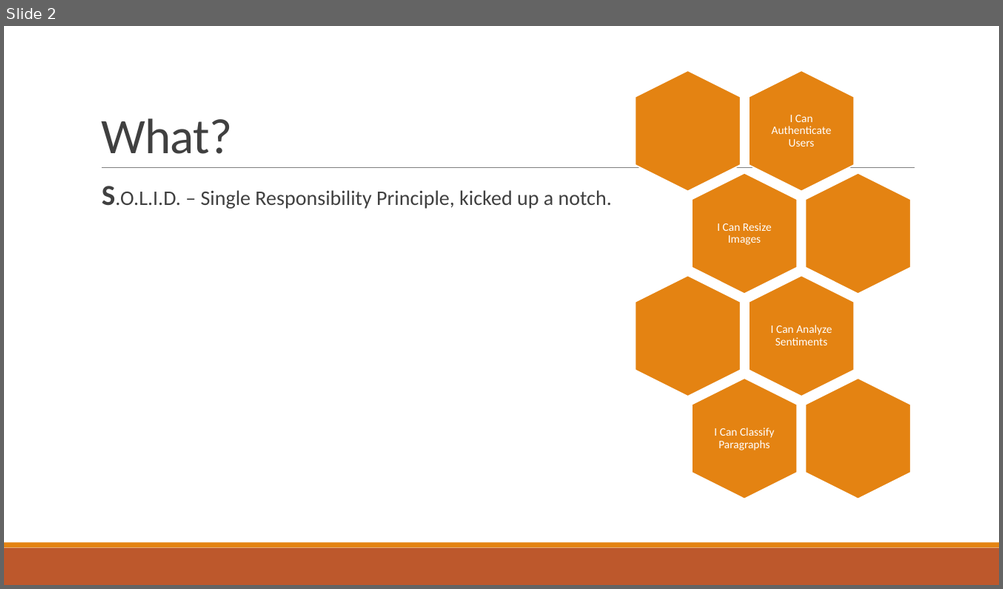
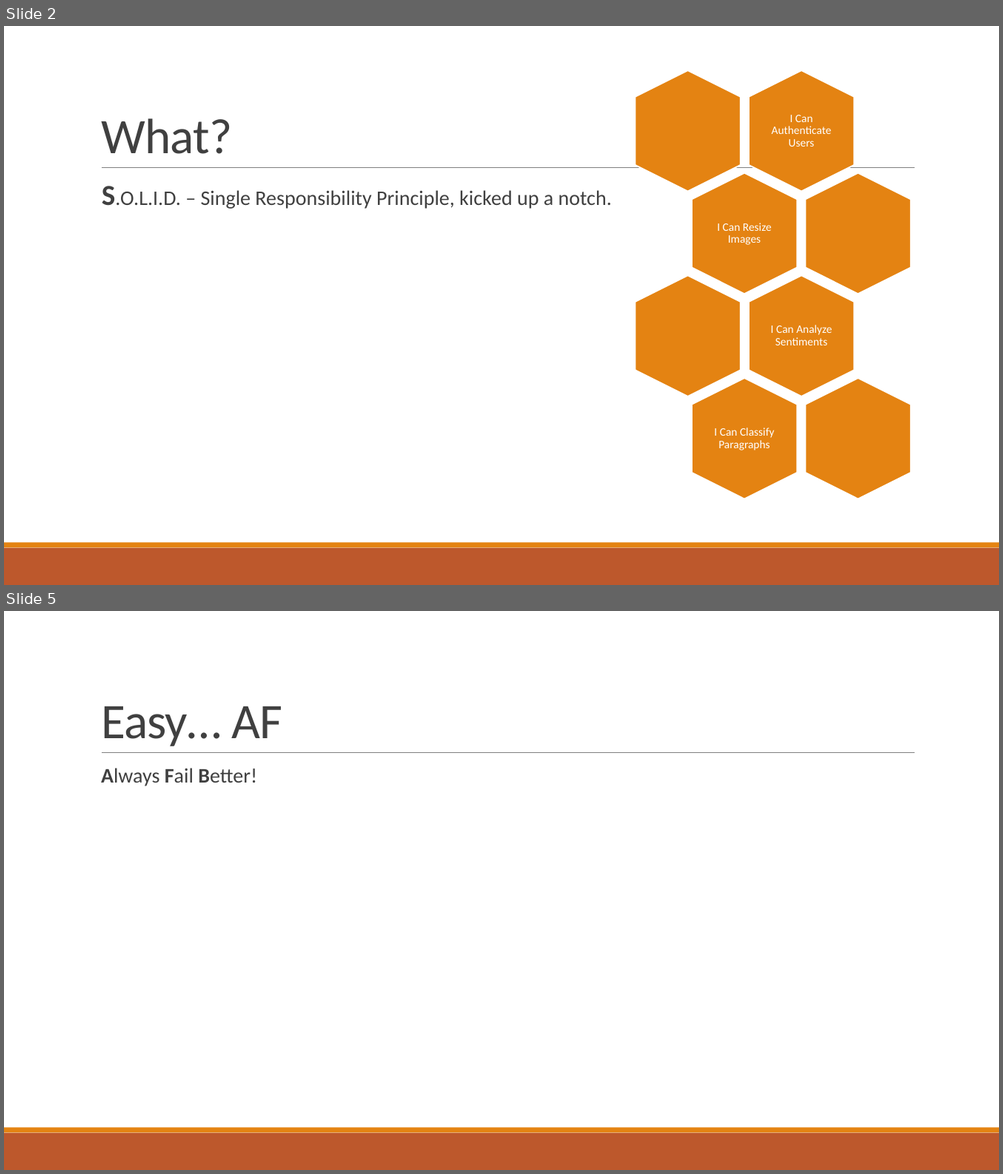
Before and after one commit to hinteadan/microservices-crash-course, a slide deck: Presentation.pptx. Shown one above the other, each under a label of ours: slide 2 before the commit, slides 2 and 5 after it; the slides between them are not shown. The pictures are 1003x589 and 1003x1174 pixels, drawn with LibreOffice and Linux fonts; fonts in the diff are those of the drawing. Boxes give left, top, right and bottom in pixels: in the first picture for what was removed or moved away, otherwise in the second. Text is boxed around its words. In the diff, an @@ line names an element or a change of style, - is before the commit and + after.

```diff
--- a/Presentation.pptx
+++ b/Presentation.pptx
@@ slide 5 added at bbox=[4, 611, 999, 1170], background #FFFFFF; not listed: 3 template elements that a slide beside it also shows @@
@@ title added at bbox=[101, 706, 283, 746], 48 pt, text #404040 @@
+Easy… AF
@@ text added at bbox=[101, 768, 257, 786], 20 pt, text #404040 @@
+  Always Fail Better!
```
Also in this commit, not shown: 2 slides changed.
